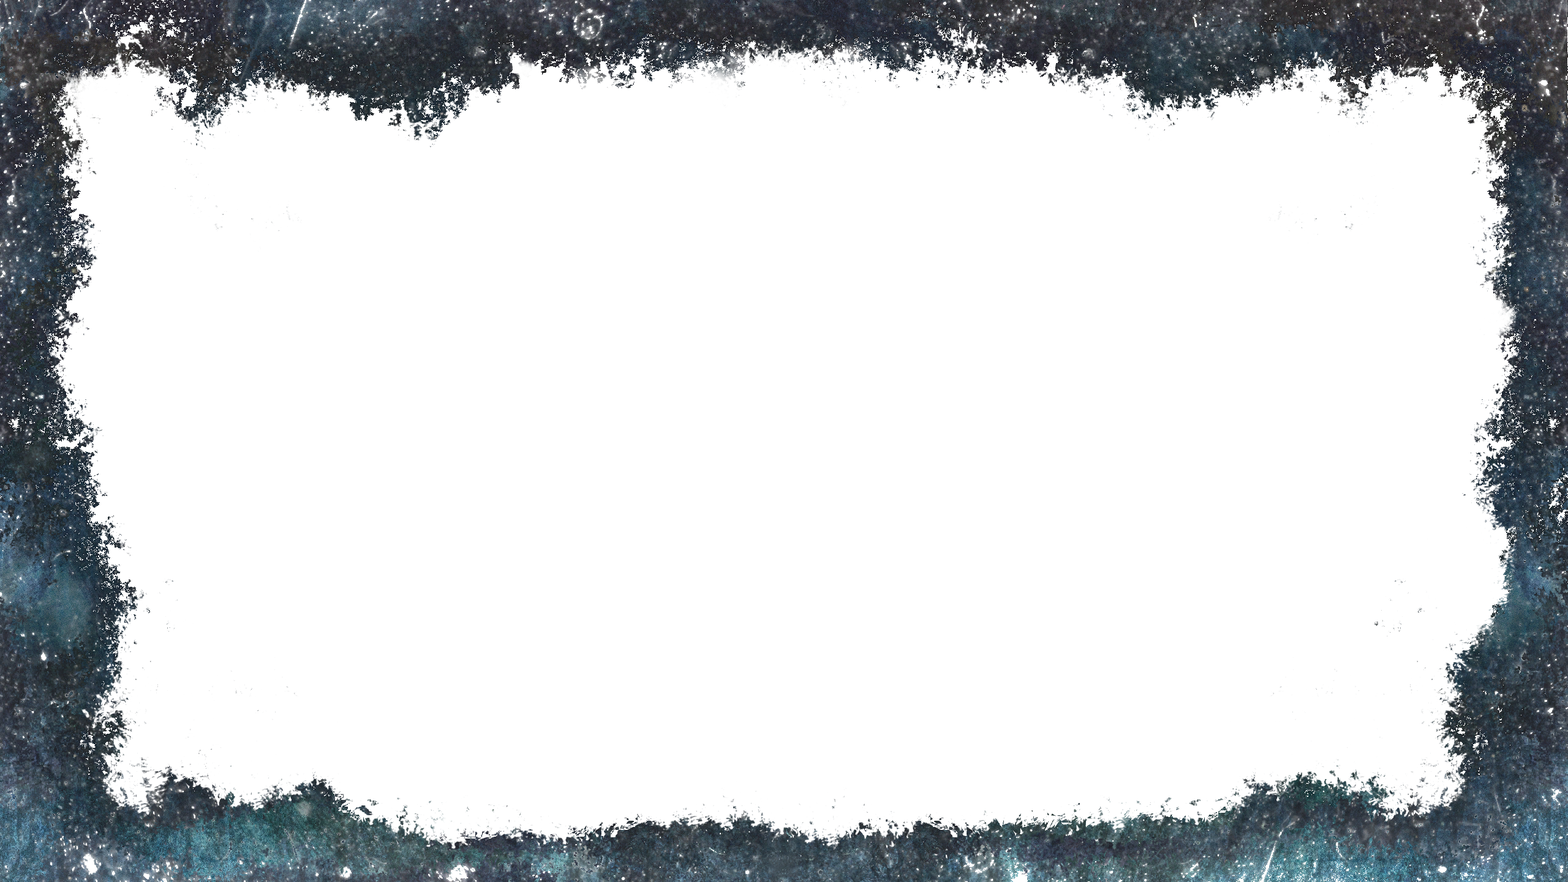
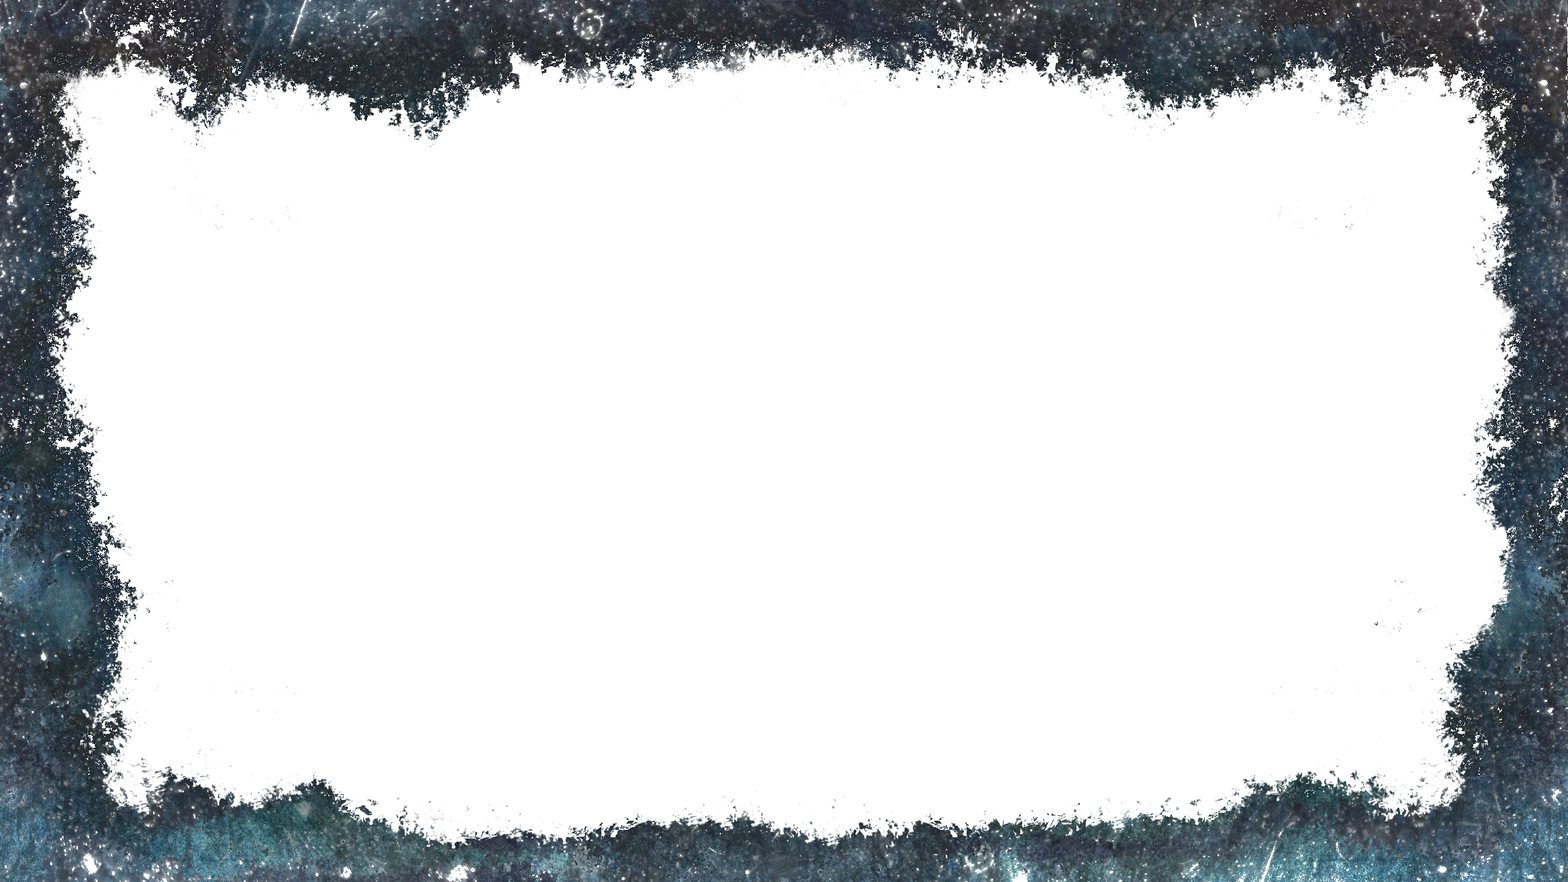
Layered file, before and after one edit (w=1568, h=882). Changes by layer:
painted on "cold_overlay.dds" over (701, 64, 865, 98)